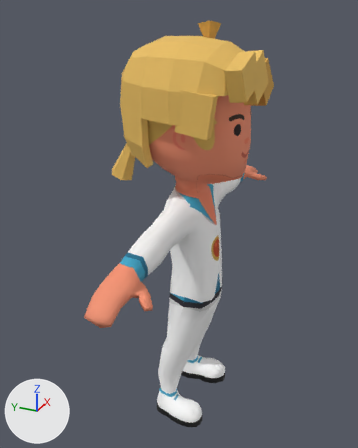
Before and after pictures for a commit that changed the glTF model design/01-mike/mike.glb.
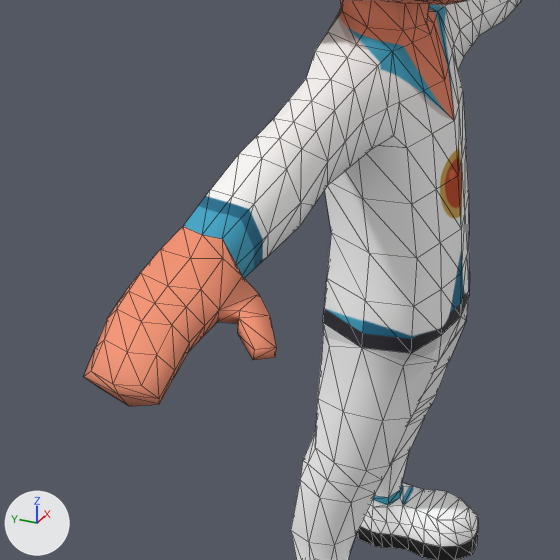
There are two pictures of each version: one whole from a 50 mm camera at (-4.1, -1.71, 4.17) aimed at (0.01, 0.14, 2.11), one close up on the part from 15% to 71% of the width and 41% to 86% of the height. The lights are fixed; the arrows at lower left show +X, +Y and +Z. The last two pictures show the newer version. The close-ups show mesh edges as thin lines. Where no turn or scale is listed for an object, it has been applied to the vertices.

In view in the first close-up: 'characterMedium'.
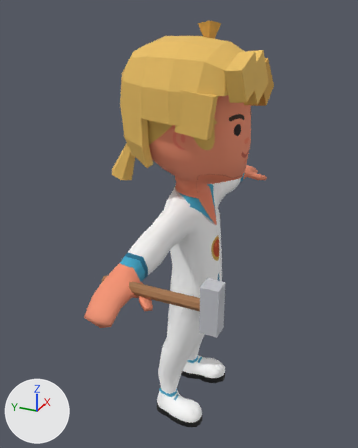
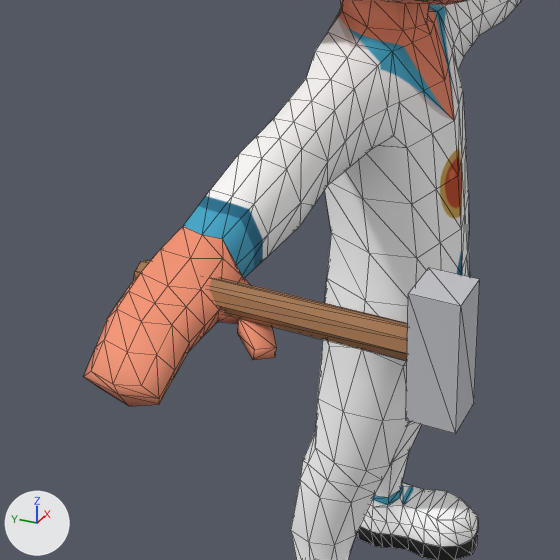
The change, as JSON lines over the scene's bpy script:
```json
{"op": "add", "block": "mat_martelo_cabeca", "code": ["mat_martelo_cabeca = principled_material('martelo-cabeca')", "mat_martelo_cabeca.base_color = (0.55, 0.56, 0.6)  # light grey #c4c5cb", "mat_martelo_cabeca.roughness = 0.7"]}
{"op": "add", "block": "mat_martelo_cabo", "code": ["mat_martelo_cabo = principled_material('martelo-cabo')", "mat_martelo_cabo.base_color = (0.36, 0.17, 0.07)  # brown #a2734b", "mat_martelo_cabo.roughness = 0.7"]}
{"op": "add", "block": "me_cylinder", "code": ["me_cylinder = bpy.data.meshes.new('Cylinder')", "me_cylinder.from_pydata(...)  # an 8-sided cylinder along y spanning x -0.045..0.045, y -0.425..0.425, z -0.045..0.045, material slot 0; a box spanning x -0.065..0.065, y -0.485..-0.355, z -0.18..0.18, material slot 1", "me_cylinder.materials.append(mat_martelo_cabo)  # brown #a2734b", "me_cylinder.materials.append(mat_martelo_cabeca)  # light grey #c4c5cb"]}
{"op": "add", "block": "ob_martelo", "code": ["ob_martelo = bpy.data.objects.new('Martelo', me_cylinder)", "ob_martelo.location = (-1.448, -0.34, 2.267)"]}
```

Pixel boxes (x1, y1, x2, y2) of what changed, in the close-ups (560 x 560 px):
```json
{"object": "Martelo", "change": "added", "after": [133, 260, 480, 434], "faces in mat_martelo_cabeca (light grey #c4c5cb)": [406, 268, 480, 434], "faces in mat_martelo_cabo (brown #a2734b)": [133, 260, 408, 361]}
```
